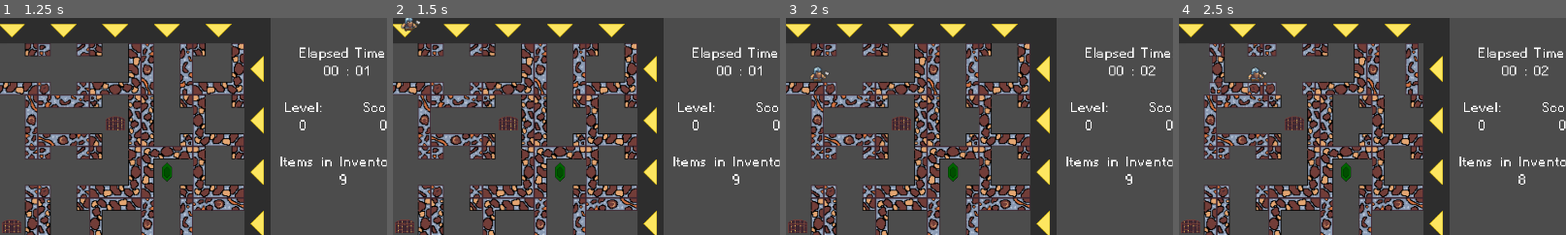
Above: before the commit, frames 1-4 (left to right).
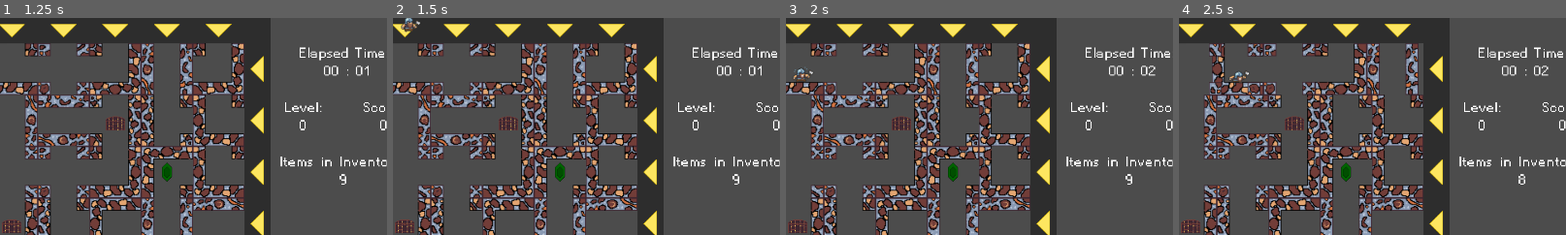
Above: after the commit, the same moments.

Repository: DorianSnowball/amazeing-mine
Game: Godot game, scene res://menu.tscn
Two runs of this game, one before a commit and one after it. Both use one fixed random seed, a clock stepped at 60 frames per second and the inputs below. The engine's default icon, where the game draws it, is replaced by a stand-in: a white triangle on a blue panel in a dark square. Sound files missing from this copy of the repository are replaced by a short silence.
Inputs (mouse positions are % of the whole screen's width and height, from its top left):
- Up to frame 1 (1.25 s): click "Start" at 0.5 s
- Up to frame 2 (1.5 s): hold D (move_right) from 1.28 s (still down); tap R (rope) at 1.35 s
- Up to frame 3 (2 s): keep holding D (move_right); tap Space (jump) at 1.52 s
- Up to frame 4 (2.5 s): release D (move_right) at 2 s; click (2, 12) at 2.02 s
The pictures show only the part of the screen within x 5-55%, y 0-50%; the shares and areas given below are measured in that part.

Frame 1 is identical in both runs. In frame 2, less than 0.1% of the frame differs, in the area x 2-8%, y 0-7%; in frame 3, 0.3%, in the area x 2-12%, y 22-30%; in frame 4, 0.2%.
Error in both runs: Unable to iterate on object of type 'Nil'. (res://Highscore.gd:32)

Commit message:
enabled intro animation

Diff:
--- a/game/Gamefield.tscn
+++ b/game/Gamefield.tscn
@@ -6,7 +6,6 @@
 [node name="Gamefield" type="Node2D"]
 position = Vector2( 0, -1 )
 script = ExtResource( 2 )
-intro_animation = false
 itemProb = 0.5
 
 [node name="StaticBody2D" parent="." instance=ExtResource( 1 )]
